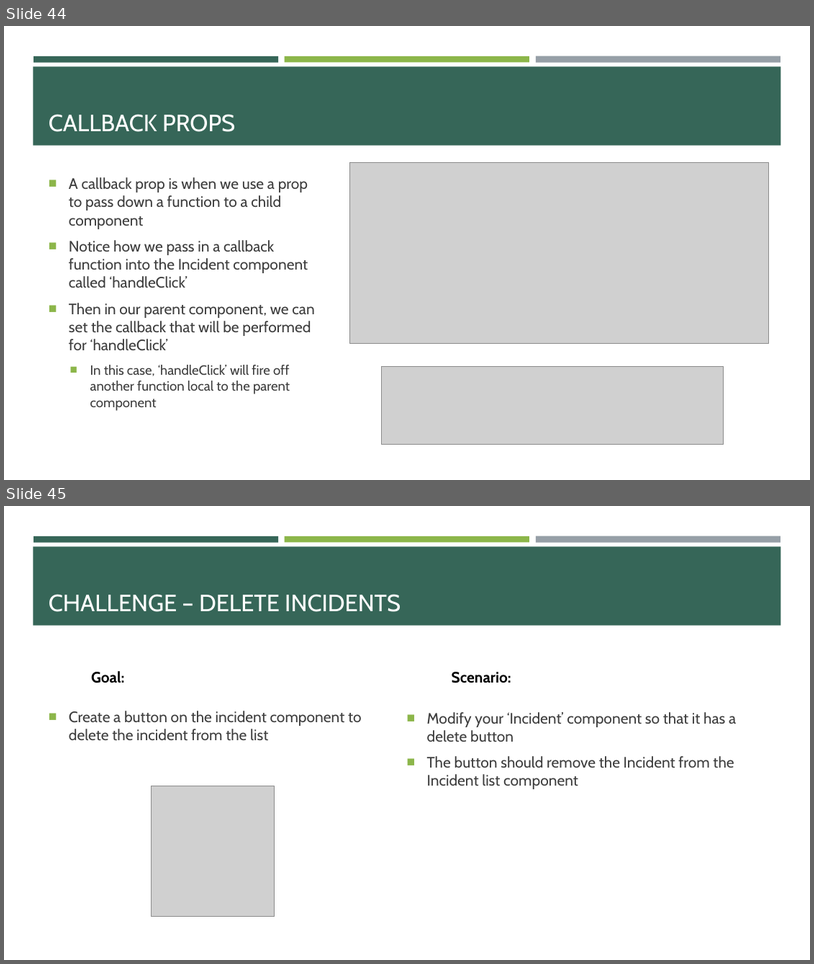
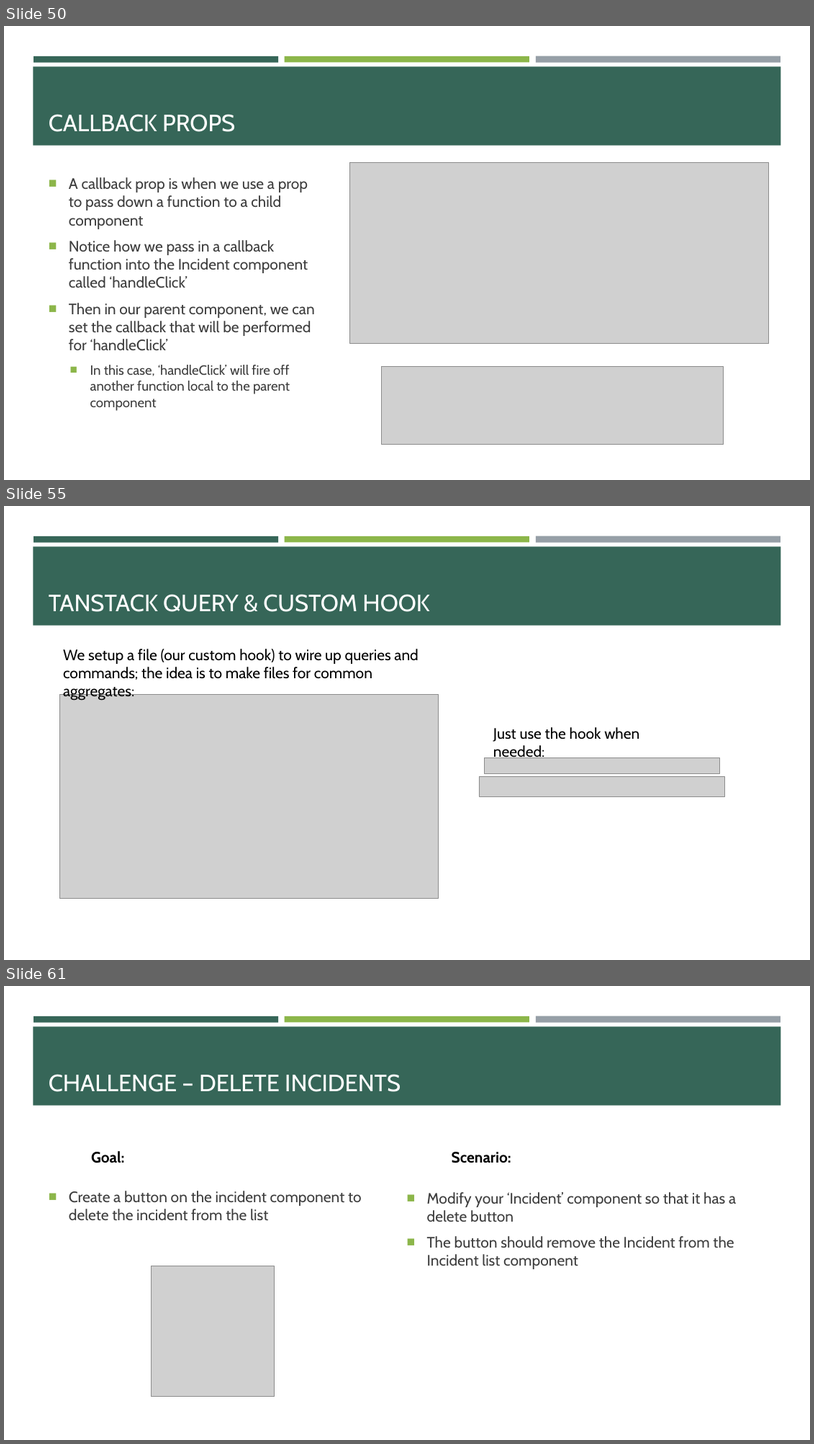
Before and after one commit to e-m-wilson/dotnet, a slide deck: Resources-Notes-Ppts/React/React.pptx. Shown one above the other, each under a label of ours: slides 44 and 45 before the commit, slides 50, 55 and 61 after it; the slides between them are not shown. The pictures are 814x964 and 814x1444 pixels, drawn with LibreOffice and Linux fonts; fonts in the diff are those of the drawing; grey boxes stand for pictures. Boxes give left, top, right and bottom in pixels: in the first picture for what was removed or moved away, otherwise in the second. Text is boxed around its words. In the diff, an @@ line names an element or a change of style, - is before the commit and + after.

```diff
--- a/Resources-Notes-Ppts/React/React.pptx
+++ b/Resources-Notes-Ppts/React/React.pptx
@@ slide 55 added at [4, 506, 810, 960], background #FFFFFF; not listed: 4 template elements that a slide beside it also shows @@
@@ title added at [49, 594, 430, 612], 28 pt, text #FFFFFF @@
+TANSTACK QUERY & CUSTOM HOOK
@@ text added at [63, 649, 418, 680], 18 pt, text #000000 @@
+We setup a file (our custom hook) to wire up queries and commands; the idea is to make files for common aggregates:
@@ picture added at [60, 695, 439, 898] @@
@@ text added at [494, 727, 640, 761], 18 pt, text #000000 @@
+Just use the hook when needed:
@@ picture added at [484, 758, 720, 773] @@
@@ picture added at [479, 776, 725, 795] @@
@@ what was slide 44 is now slide 50 @@
@@ what was slide 45 is now slide 61 @@
```
Also in this commit, not shown: 11 slides changed, 12 other slides added.
